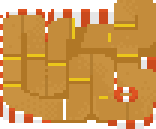
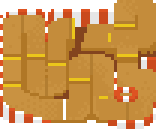
Before/after of a 156 x 129 layered artwork. What changed in the layer stack:
painted on "Layer 0" over left=54, top=27, right=156, bottom=99
